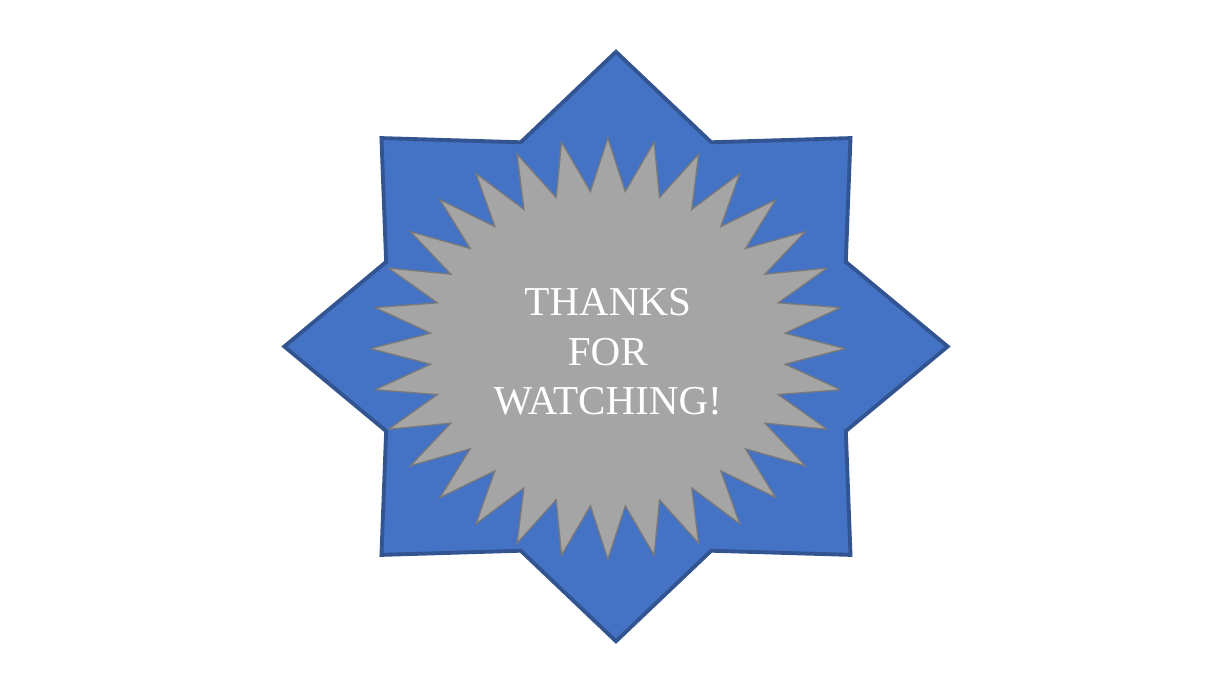
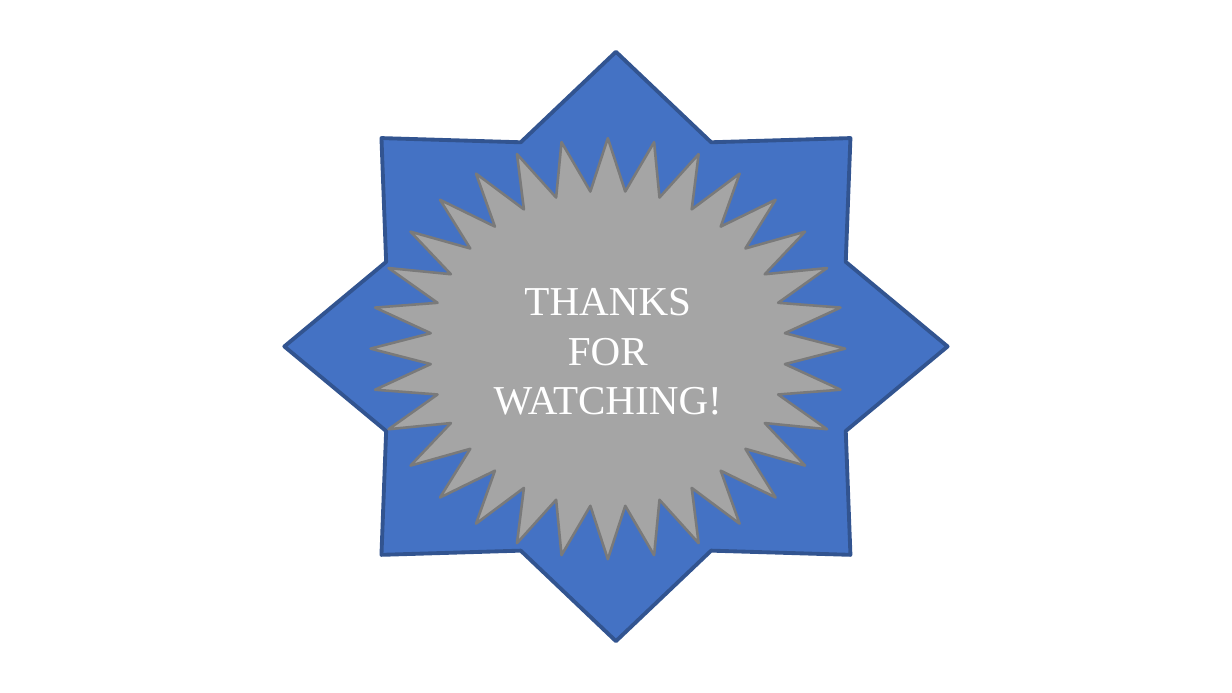
Before and after one commit to hieutran1997/delivery, a slide deck: slide 9 of documents/SlideReport.pptx. Drawn at 1232x693 pixels with LibreOffice and Linux fonts; fonts in the diff are those of the drawing; background and template pictures are left out. Boxes give left, top, right and bottom in pixels: in the first picture for what was removed or moved away, otherwise in the second. Text is boxed around its words. In the diff, an @@ line names an element or a change of style, - is before the commit and + after.

```diff
--- a/documents/SlideReport.pptx
+++ b/documents/SlideReport.pptx
@@ star at (x1=285, y1=52, x2=948, y2=641): proportions changed @@
@@ star "THANKS FOR WATCHING!" at (x1=371, y1=138, x2=846, y2=559): outline #7A7A7A 1 pt to #7A7A7A 2 pt; proportions changed @@
```
Also in this commit, not shown: 6 other slides changed, 30 other files.
